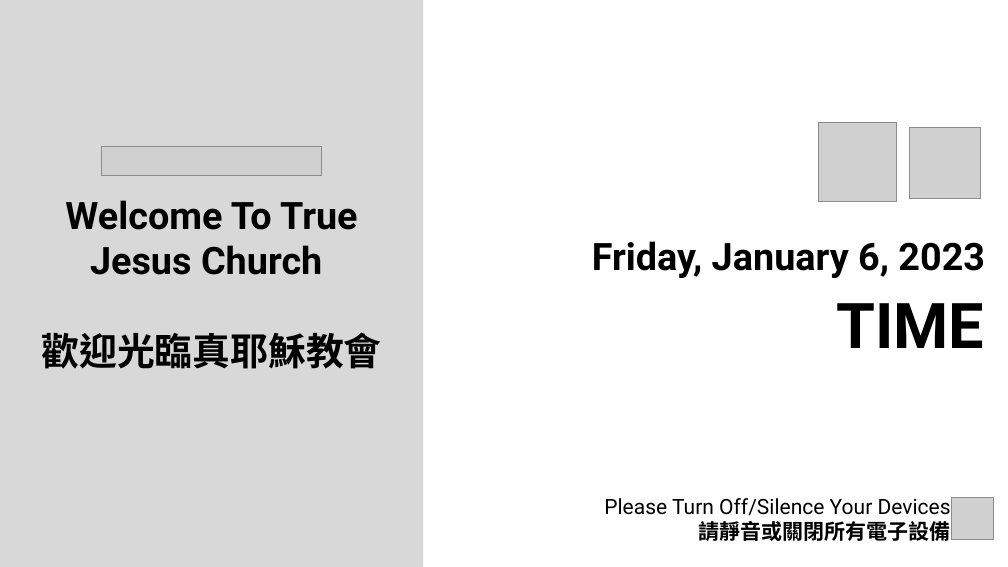
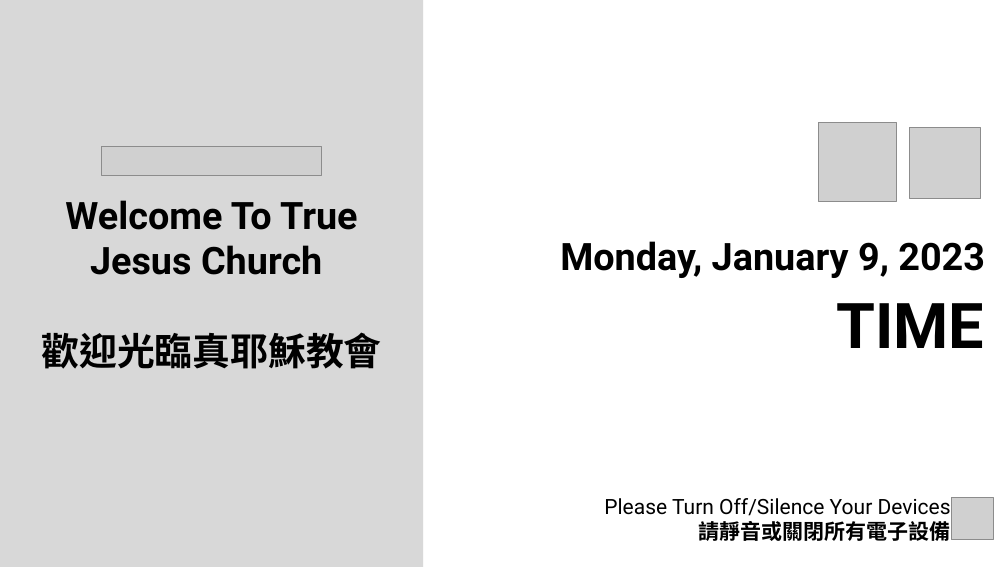
Before and after one commit to calebchanwy/tjc-powerpoint, a slide deck: slide 1 of TJCPowerPoint/Resources/ServiceWidescreen.pptx. Drawn at 1008x567 pixels with LibreOffice and Linux fonts; fonts in the diff are those of the drawing; grey boxes stand for pictures; background and template pictures are left out. Boxes give left, top, right and bottom in pixels: in the first picture for what was removed or moved away, otherwise in the second. Text is boxed around its words. In the diff, an @@ line names an element or a change of style, - is before the commit and + after.

```diff
--- a/TJCPowerPoint/Resources/ServiceWidescreen.pptx
+++ b/TJCPowerPoint/Resources/ServiceWidescreen.pptx
@@ text at box(560, 241, 985, 278): text changed @@
-Friday, January 6, 2023
+Monday, January 9, 2023
```
Also in this commit, not shown: 3 other slides changed, 22 other files.
